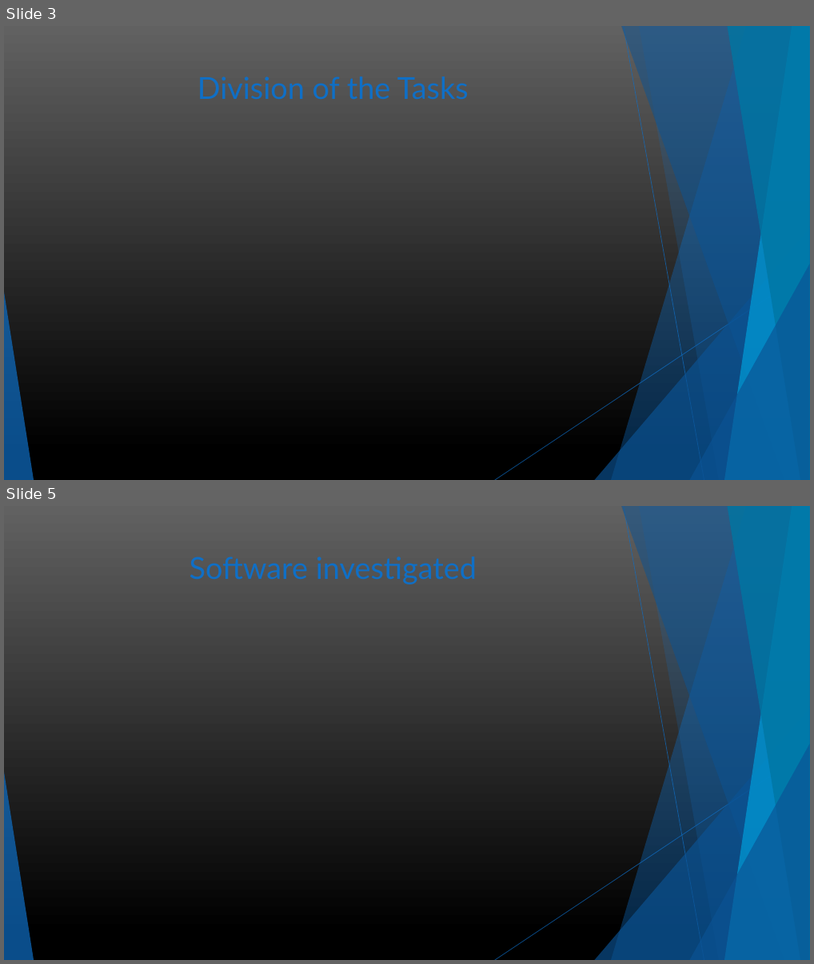
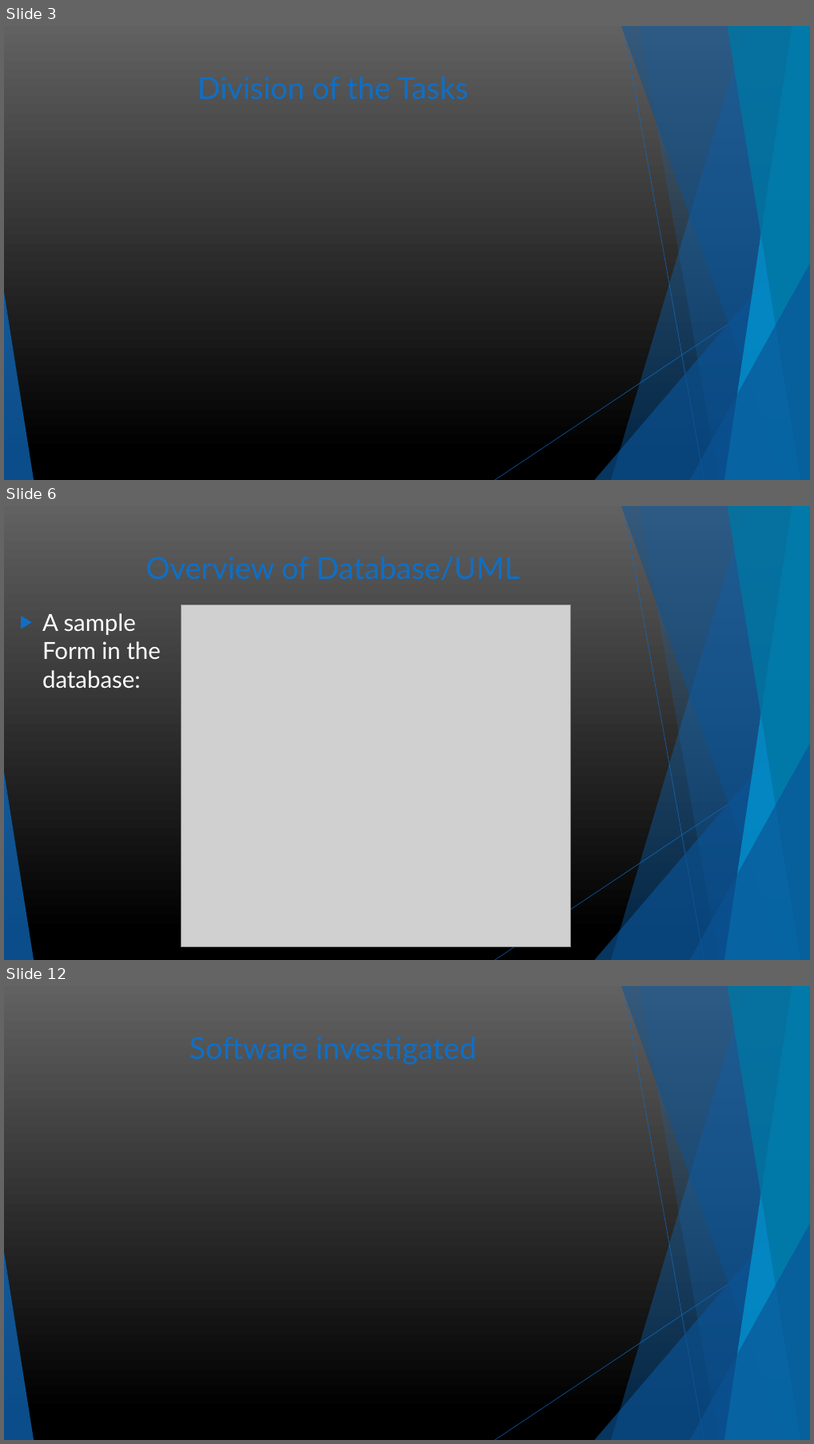
Before and after one commit to RemIgiYa/Project, a slide deck: MCTV Limited presentation.pptx. Shown one above the other, each under a label of ours: slides 3 and 5 before the commit, slides 3, 6 and 12 after it; the slides between them are not shown. The pictures are 814x964 and 814x1444 pixels, drawn with LibreOffice and Linux fonts; fonts in the diff are those of the drawing; grey boxes stand for pictures. Boxes give left, top, right and bottom in pixels: in the first picture for what was removed or moved away, otherwise in the second. Text is boxed around its words. In the diff, an @@ line names an element or a change of style, - is before the commit and + after.

```diff
--- a/MCTV Limited presentation.pptx
+++ b/MCTV Limited presentation.pptx
@@ slide 6 added at box(4, 506, 810, 960), background gradient #616161 to #000000; not listed: 10 template elements that a slide beside it also shows @@
@@ title added at box(146, 556, 520, 580), 36 pt, text #0F6FC6 @@
+Overview of Database/UML
@@ text added at box(42, 613, 160, 688), 28 pt, text #FFFFFF @@
+▶ A sample Form in the database:
@@ picture added at box(182, 604, 571, 947) @@
@@ what was slide 5 is now slide 12 @@
```
Also in this commit, not shown: 2 slides changed, 7 other slides added, 1 slide removed.
